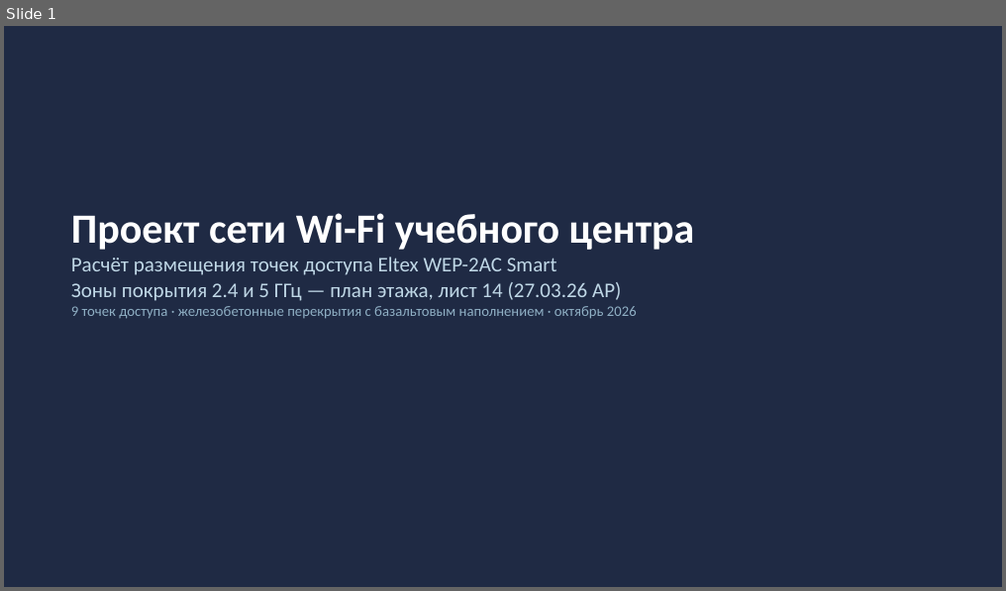
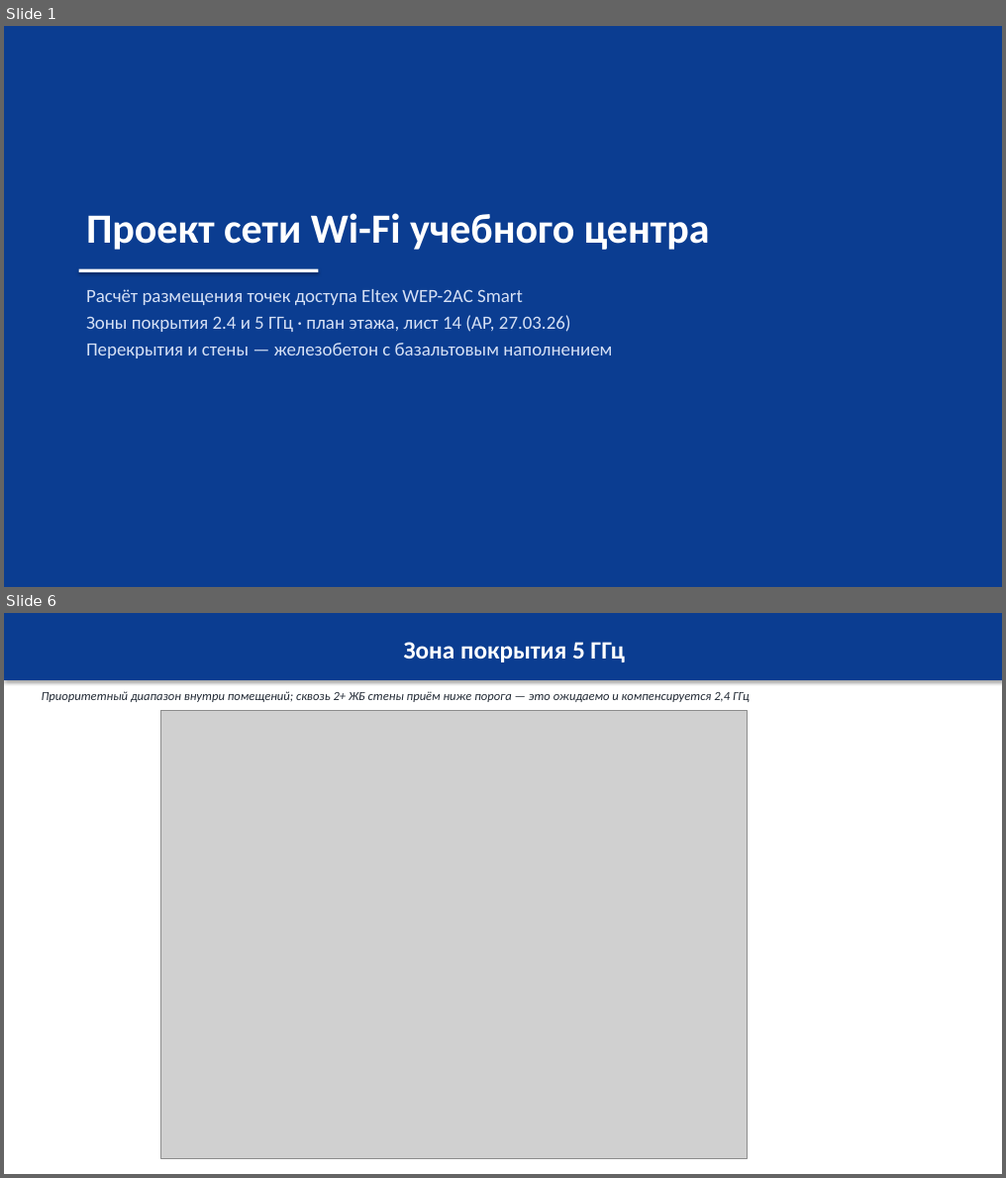
Before and after one commit to vertikalnii/preza, a slide deck: out/WiFi_Eltex_WEP-2AC_план_лист14.pptx. Shown one above the other, each under a label of ours: slide 1 before the commit, slides 1 and 6 after it; the slides between them are not shown. The pictures are 1006x591 and 1006x1178 pixels, drawn with LibreOffice and Linux fonts; fonts in the diff are those of the drawing; grey boxes stand for pictures. Boxes give left, top, right and bottom in pixels: in the first picture for what was removed or moved away, otherwise in the second. Text is boxed around its words. In the diff, an @@ line names an element or a change of style, - is before the commit and + after.

```diff
--- a/out/WiFi_Eltex_WEP-2AC_план_лист14.pptx
+++ b/out/WiFi_Eltex_WEP-2AC_план_лист14.pptx
@@ slide 6 added at <box>4,613,1002,1174</box>, background #FFFFFF @@
@@ rectangle added at <box>4,613,1002,680</box>, fill #0B3D91, 24 pt, text #FFFFFF, bold @@
+Зона покрытия 5 ГГц
@@ text added at <box>42,691,749,702</box>, 12 pt, text #222A35, italic @@
+Приоритетный диапазон внутри помещений; сквозь 2+ ЖБ стены приём ниже порога — это ожидаемо и компенсируется 2,4 ГГц
@@ picture added at <box>161,710,747,1159</box> @@
@@ slide 1 changed as well @@
@@ rectangle at <box>4,26,1002,587</box>: fill #1F2A44 to #0B3D91 @@
@@ text "Проект сети Wi-Fi учебного центра": place and size @@
-text "Проект сети Wi-Fi учебного центра" at <box>71,213,695,319</box>
+text "Проект сети Wi-Fi учебного центра" at <box>86,213,710,250</box>
@@ text "Проект сети Wi-Fi учебного центра" at <box>86,213,710,250</box>: more space between paragraphs @@
@@ text at <box>71,257,637,319</box>: paragraphs removed @@
-Расчёт размещения точек доступа Eltex WEP-2AC Smart
-Зоны покрытия 2.4 и 5 ГГц — план этажа, лист 14 (27.03.26 АР)
-9 точек доступа · железобетонные перекрытия с базальтовым наполнением · октябрь 2026
@@ rectangle added at <box>79,270,319,273</box>, fill #FFFFFF @@
@@ text added at <box>86,289,612,359</box>, 18 pt, text #D5E0F5 @@
+Расчёт размещения точек доступа Eltex WEP-2AC Smart
+Зоны покрытия 2.4 и 5 ГГц · план этажа, лист 14 (АР, 27.03.26)
+Перекрытия и стены — железобетон с базальтовым наполнением
```
Also in this commit, not shown: 7 other slides added, 7 slides removed, 11 other files.
